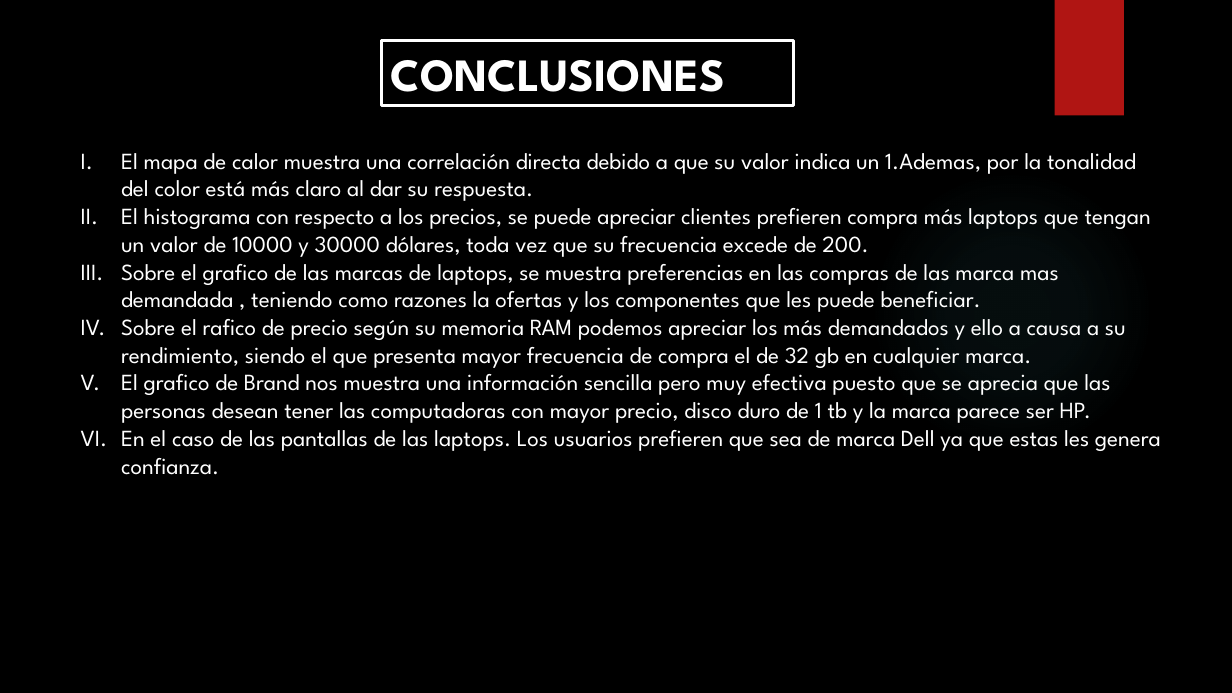
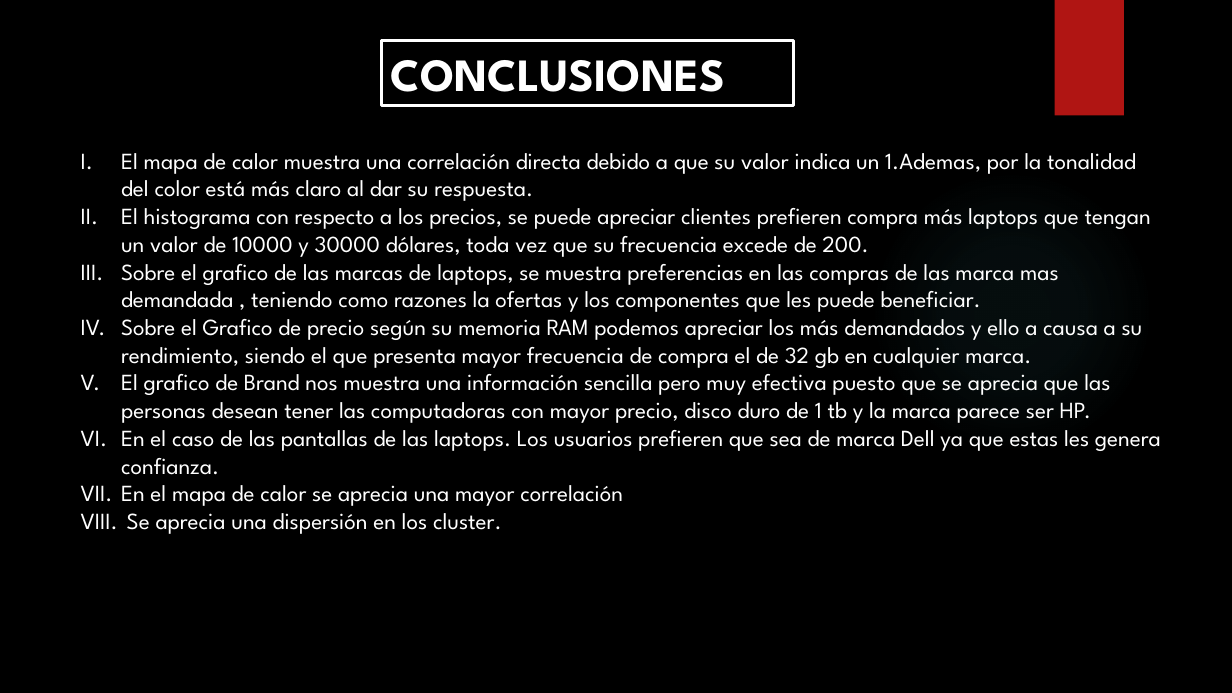
Before and after one commit to Isaac244/Proyecto_Machine_Learning, a slide deck: slide 36 of PROYECTO-MACHINE-LEARNING.pptx. Drawn at 1232x693 pixels with LibreOffice and Linux fonts; fonts in the diff are those of the drawing; background and template pictures are left out. Boxes give left, top, right and bottom in pixels: in the first picture for what was removed or moved away, otherwise in the second. Text is boxed around its words. In the diff, an @@ line names an element or a change of style, - is before the commit and + after.

```diff
--- a/PROYECTO-MACHINE-LEARNING.pptx
+++ b/PROYECTO-MACHINE-LEARNING.pptx
@@ text at bbox=[121, 319, 1143, 368]: text changed @@
-IV. Sobre el rafico de precio según su memoria RAM podemos apreciar los más demandados y ello a causa a su rendimiento, siendo el que presenta mayor frecuencia de compra el de 32 gb en cualquier marca.
+IV. Sobre el Grafico de precio según su memoria RAM podemos apreciar los más demandados y ello a causa a su rendimiento, siendo el que presenta mayor frecuencia de compra el de 32 gb en cualquier marca.
@@ text at bbox=[121, 485, 623, 534]: paragraphs added @@
+VII. En el mapa de calor se aprecia una mayor correlación
+VIII. Se aprecia una dispersión en los cluster.
```
Also in this commit, not shown: 3 other slides changed.
